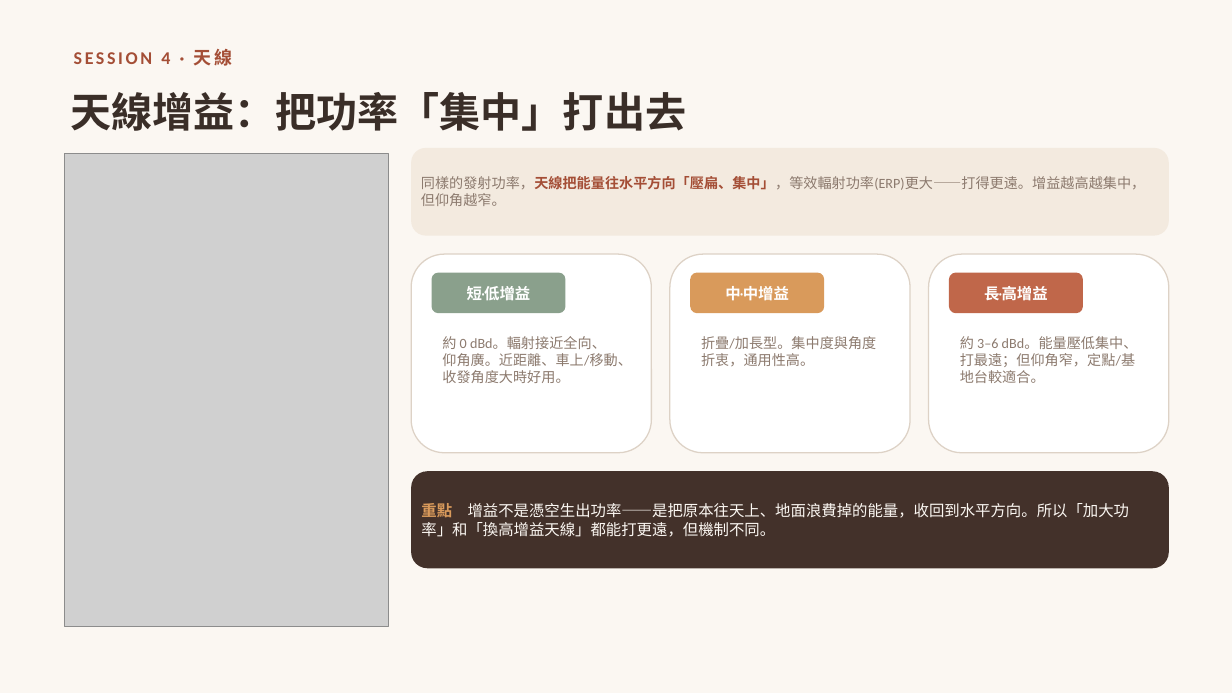
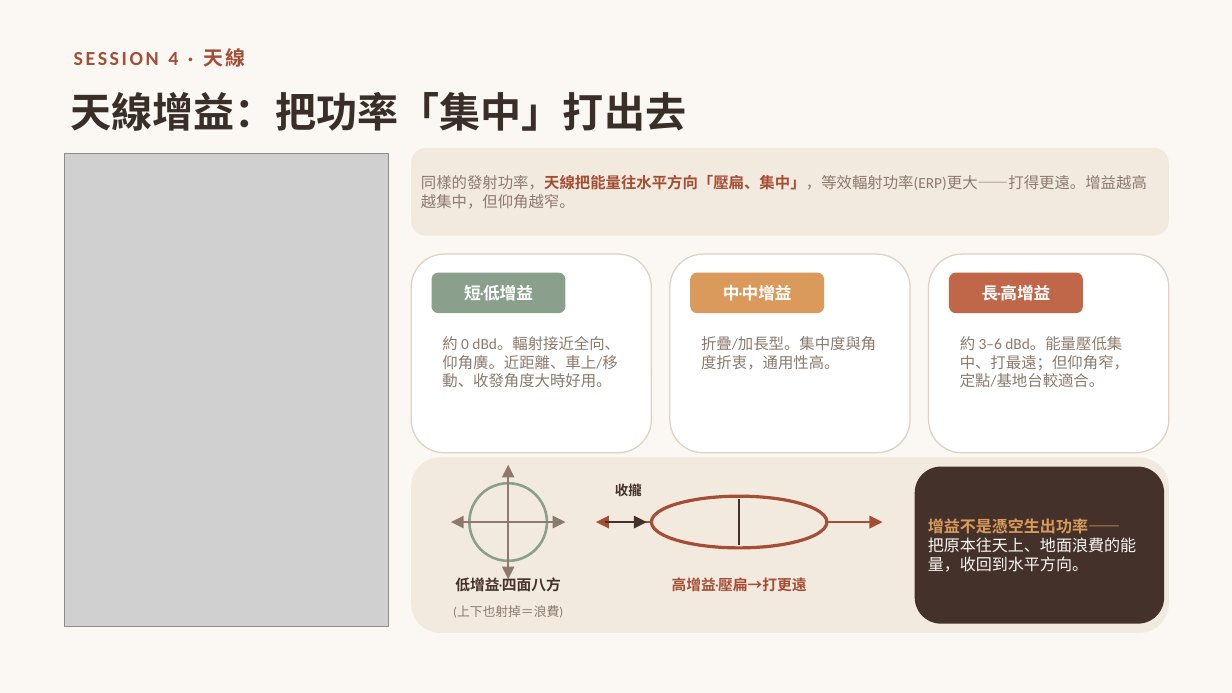
Before and after one commit to winson3QQ/Radio-Advanced, a slide deck: slide 19 of 投影片/進階無線電_課程投影片.pptx. Drawn at 1232x693 pixels with LibreOffice and Linux fonts; fonts in the diff are those of the drawing; grey boxes stand for pictures. Boxes give left, top, right and bottom in pixels: in the first picture for what was removed or moved away, otherwise in the second. Text is boxed around its words. In the diff, an @@ line names an element or a change of style, - is before the commit and + after.

```diff
--- a/投影片/進階無線電_課程投影片.pptx
+++ b/投影片/進階無線電_課程投影片.pptx
@@ text "SESSION 4 · 天線" at (x1=74, y1=48, x2=245, y2=67): size 14 to 15.5 pt @@
@@ size 12 to 13 pt in 3 elements at (x1=432, y1=273, x2=566, y2=313), (x1=690, y1=273, x2=824, y2=313), (x1=949, y1=273, x2=1083, y2=313) @@
@@ size 11 to 12 pt in 4 elements at (x1=411, y1=148, x2=1169, y2=236), (x1=442, y1=336, x2=620, y2=387), (x1=701, y1=336, x2=876, y2=370), (x1=960, y1=336, x2=1129, y2=387) @@
@@ rounded rectangle added at (x1=411, y1=457, x2=1169, y2=633), fill #F3EADF @@
@@ arrow added from (508, 522) to (508, 465), #8C7A6E 1.5 pt @@
@@ rounded rectangle "增益不是憑空生出功率——" resized from (x1=411, y1=471, x2=1169, y2=568) to (x1=915, y1=467, x2=1165, y2=624) @@
@@ ellipse added at (x1=470, y1=483, x2=547, y2=561), outline #8AA08C 2 pt @@
@@ line added from (508, 494) to (508, 550), #43312A 2 pt @@
@@ text added at (x1=615, y1=483, x2=642, y2=496), 10.5 pt, text #43312A, bold @@
+收攏
@@ ellipse added at (x1=652, y1=496, x2=827, y2=548), outline #A44E36 2.5 pt @@
@@ line added from (739, 499) to (739, 545), #43312A 2 pt @@
@@ arrow added from (508, 522) to (451, 522), #8C7A6E 1.5 pt @@
@@ arrow added from (508, 522) to (508, 579), #8C7A6E 1.5 pt @@
@@ arrow added from (508, 522) to (566, 522), #8C7A6E 1.5 pt @@
@@ arrow added from (652, 522) to (596, 522), #A44E36 2 pt @@
@@ arrow added from (605, 522) to (647, 522), #43312A 2 pt @@
@@ arrow added from (827, 522) to (883, 522), #A44E36 2 pt @@
@@ text in rounded rectangle at (x1=928, y1=518, x2=1136, y2=572): text changed; size 12 to 12.5 pt @@
-重點 增益不是憑空生出功率——是把原本往天上、地面浪費掉的能量，收回到水平方向。所以「加大功率」和「換高增益天線」都能打更遠，但機制不同。
+增益不是憑空生出功率——
+把原本往天上、地面浪費的能量，收回到水平方向。
@@ text added at (x1=455, y1=575, x2=561, y2=592), 11.5 pt, text #43312A, bold @@
+低增益·四面八方
@@ text added at (x1=672, y1=577, x2=807, y2=592), 11.5 pt, text #A44E36, bold @@
+高增益·壓扁→打更遠
@@ text added at (x1=453, y1=606, x2=563, y2=618), 10 pt, text #8C7A6E @@
+(上下也射掉＝浪費)
```
Also in this commit, not shown: 39 other slides changed, 2 slides added.
